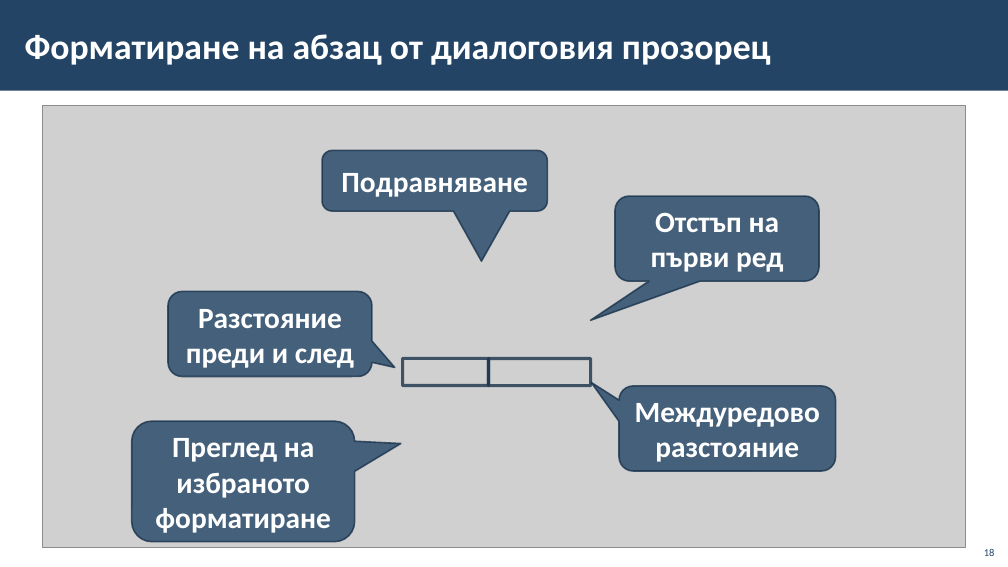
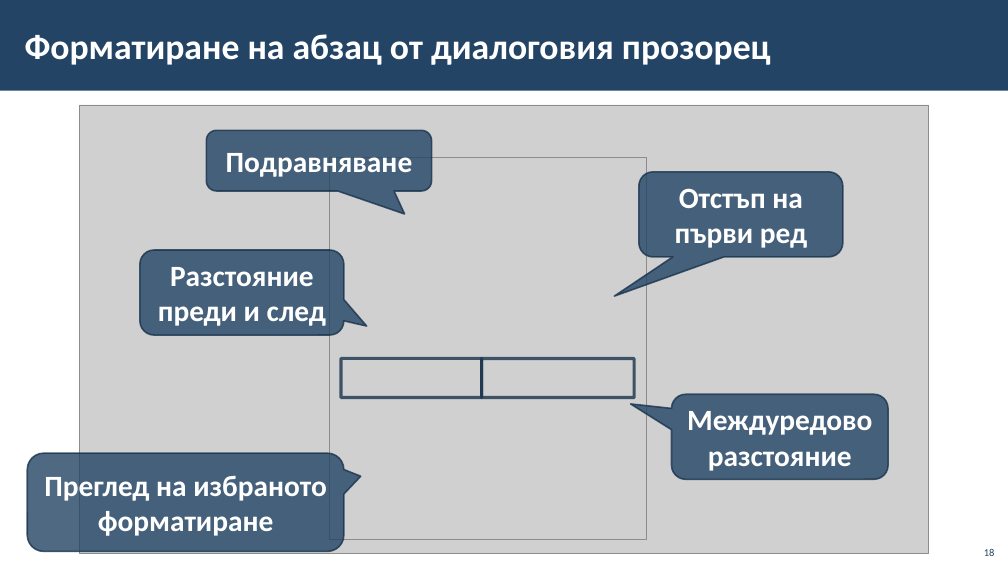
Before and after one commit to BG-IT-Edu/School-Programming, a slide deck: slide 18 of Courses/Computer-Modeling-and-IT/Computer-Modeling-and-IT-5-Class/24-Text-Formatting/24-Text-Formatting.pptx. Drawn at 1008x567 pixels with LibreOffice and Linux fonts; fonts in the diff are those of the drawing; grey boxes stand for pictures; background and template pictures are left out. Boxes give left, top, right and bottom in pixels: in the first picture for what was removed or moved away, otherwise in the second. Text is boxed around its words. In the diff, an @@ line names an element or a change of style, - is before the commit and + after.

```diff
--- a/Courses/Computer-Modeling-and-IT/Computer-Modeling-and-IT-5-Class/24-Text-Formatting/24-Text-Formatting.pptx
+++ b/Courses/Computer-Modeling-and-IT/Computer-Modeling-and-IT-5-Class/24-Text-Formatting/24-Text-Formatting.pptx
@@ picture: place and size @@
-picture at (42,105,966,547)
+picture at (79,105,929,554)
@@ proportions changed in 3 elements at (671,395,888,479), (27,453,344,551), (206,130,432,191) @@
@@ rounded speech box "Подравняване": place and size @@
-rounded speech box "Подравняване" at (322,150,547,211)
+rounded speech box "Подравняване" at (206,130,432,191)
@@ picture added at (330,157,647,540) @@
@@ rounded speech box "Отстъп на първи ред": place and size @@
-rounded speech box "Отстъп на първи ред" at (616,196,820,281)
+rounded speech box "Отстъп на първи ред" at (639,172,843,256)
@@ rounded speech box "Разстояние преди и след": place and size @@
-rounded speech box "Разстояние преди и след" at (168,292,372,377)
+rounded speech box "Разстояние преди и след" at (140,250,344,335)
@@ rectangle: place and size @@
-rectangle at (403,358,489,386)
+rectangle at (341,358,482,398)
@@ rectangle: place and size @@
-rectangle at (488,358,591,386)
+rectangle at (482,358,634,398)
@@ rounded speech box "Междуредово разстояние": place and size @@
-rounded speech box "Междуредово разстояние" at (619,386,836,471)
+rounded speech box "Междуредово разстояние" at (671,395,888,479)
@@ rounded speech box "Преглед на избраното форматиране": place and size @@
-rounded speech box "Преглед на избраното форматиране" at (132,421,355,541)
+rounded speech box "Преглед на избраното форматиране" at (27,453,344,551)
```
Also in this commit, not shown: 10 other slides changed.
